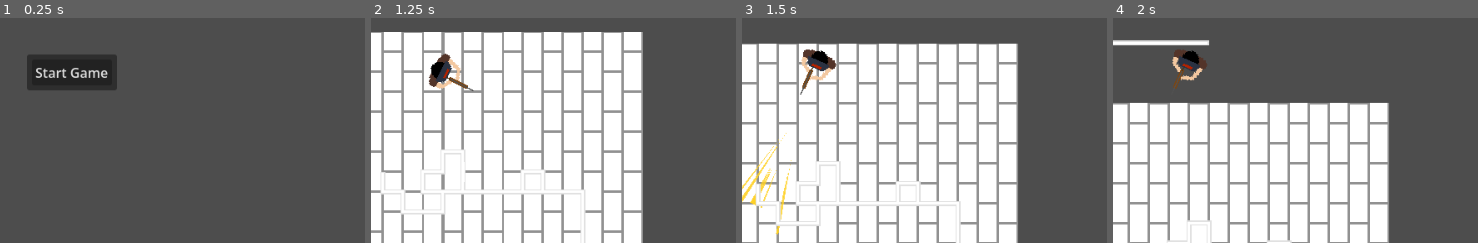
Above: before the commit, frames 1-4 (left to right).
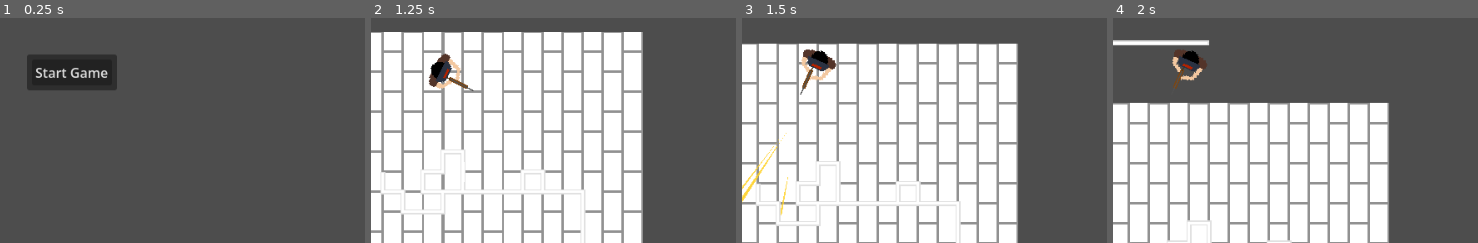
Above: after the commit, the same moments.

Repository: sparkworm/CookieJam
Game: Godot game, scene res://scenes/main.tscn
Same seed, same stepped clock (60 frames per second), same inputs: the game is played once before the commit and once after it. The engine's default icon, where the game draws it, is replaced by a stand-in: a white triangle on a blue panel in a dark square.
Inputs (mouse positions are % of the whole screen's width and height, from its top left):
- Up to frame 1 (0.25 s): no input
- Up to frame 2 (1.25 s): click "Start Game" at 0.5 s
- Up to frame 3 (1.5 s): tap Enter at 1.25 s; move the mouse to (49, 70) at 1.27 s; hold W (move_up) from 1.28 s (still down); click (49, 70) at 1.35 s
- Up to frame 4 (2 s): keep holding W (move_up)
The pictures show only the part of the screen within x 45-95%, y 38-88%; the shares and areas given below are measured in that part.

Frames 1-2 are identical in both runs. In frame 3, 0.4% of the frame differs, in the area x 2-14%, y 63-97%; in frame 4, nothing differs.

Commit message:
Fixed the issue with bullets going too far.

Diff:
--- a/autoload/message_bus.gd
+++ b/autoload/message_bus.gd
@@ -10,3 +10,5 @@
 ## Recieved by: Level
 ## Triggers a bullet to spawn
 signal bullet_spawned(pos: Vector2, dir: Vector2, data: BulletData)
+## Spawns a small icon to help with debugging
+signal debug_marker_spawned(pos: Vector2)
--- /dev/null
+++ b/scenes/debug_marker.tscn
@@ -0,0 +1,7 @@
+[gd_scene format=3 uid="uid://ckxebogbgamgm"]
+
+[ext_resource type="Texture2D" uid="uid://bvotaivtxlkhn" path="res://textures/icon.svg" id="1_e5p62"]
+
+[node name="DebugMarker" type="Sprite2D" unique_id=1729433802]
+scale = Vector2(0.035, 0.035)
+texture = ExtResource("1_e5p62")
--- a/scenes/levels/level.gd
+++ b/scenes/levels/level.gd
@@ -3,6 +3,7 @@
 
 const BULLET_TRAIL: PackedScene = preload("uid://cdiklyggpc7tl")
 const BULLET: PackedScene = preload("uid://troo27efojv8")
+const DEBUG_MARKER = preload("uid://ckxebogbgamgm")
 
 
 @onready var characters: Node2D = $Characters
@@ -11,6 +12,7 @@
 
 func _ready() -> void:
 	MessageBus.bullet_spawned.connect(spawn_bullet)
+	MessageBus.debug_marker_spawned.connect(spawn_debug_marker)
 
 func spawn_bullet(pos: Vector2, dir: Vector2, bullet_data: BulletData) -> void:
 	var bullet: Bullet = BULLET.instantiate()
@@ -19,3 +21,8 @@
 	var bullet_trail: BulletTrail = BULLET_TRAIL.instantiate()
 	projectiles.add_child(bullet_trail)
 	bullet_trail.initialize(bullet)
+
+func spawn_debug_marker(pos: Vector2) -> void:
+	var marker: Sprite2D = DEBUG_MARKER.instantiate()
+	marker.position = pos
+	add_child(marker)
--- a/scenes/projectiles/bullet.gd
+++ b/scenes/projectiles/bullet.gd
@@ -1,5 +1,5 @@
 class_name Bullet
-extends RayCast2D
+extends Node2D
 
 signal bullet_collided(collider: Object)
 
@@ -9,6 +9,7 @@
 var last_pos: Vector2
 
 @onready var despawn_timer: Timer = $DespawnTimer
+@onready var ray: RayCast2D = $Ray
 
 ## Initialize the bullet with the provided GLOBAL position and direction
 func initialize(pos: Vector2, dir: Vector2, data: BulletData) -> void:
@@ -23,16 +24,16 @@
 func _physics_process(delta: float) -> void:
 	var displacement: Vector2 = velocity * delta
 	position += displacement
-	target_position = -displacement
-	if is_colliding():
+	ray.position = -displacement
+	ray.target_position = displacement
+	# probably not very performant, but fixes the issue with bullets going too far
+	ray.force_raycast_update()
+	if ray.is_colliding():
 		handle_collision()
 
-## TODO: implement damaging
 func handle_collision() -> void:
-	# TODO: this doesn't seem to be working at stopping the bullets from visually penetrating, fix
-	position = get_collision_point()
-	print(position)
-	var collider: Object = get_collider()
+	global_position = ray.get_collision_point()
+	var collider: Object = ray.get_collider()
 	if collider.has_method("take_hit"):
 		collider.take_hit(damage)
 	bullet_collided.emit(collider)
--- a/scenes/projectiles/bullet.tscn
+++ b/scenes/projectiles/bullet.tscn
@@ -2,11 +2,12 @@
 
 [ext_resource type="Script" uid="uid://bybr75hvvlkxu" path="res://scenes/projectiles/bullet.gd" id="1_yvfy2"]
 
-[node name="Bullet" type="RayCast2D" unique_id=748921772]
-target_position = Vector2(0, 0)
-collision_mask = 11
-hit_from_inside = true
+[node name="Bullet" type="Node2D" unique_id=1899324384]
 script = ExtResource("1_yvfy2")
 
 [node name="DespawnTimer" type="Timer" parent="." unique_id=999365282]
 wait_time = 3.0
+
+[node name="Ray" type="RayCast2D" parent="." unique_id=539253875]
+target_position = Vector2(0, 0)
+collision_mask = 11
--- a/scenes/weapons/rifle.tscn
+++ b/scenes/weapons/rifle.tscn
@@ -18,7 +18,6 @@
 [node name="Rifle" unique_id=1096367988 instance=ExtResource("1_6kub0")]
 bullet_data = SubResource("Resource_k631g")
 max_ammo = 30
-full_auto = true
 
 [node name="Stock" type="Sprite2D" parent="." index="0" unique_id=2056013150]
 self_modulate = Color(0.15127608, 0.15127608, 0.15127608, 1)
